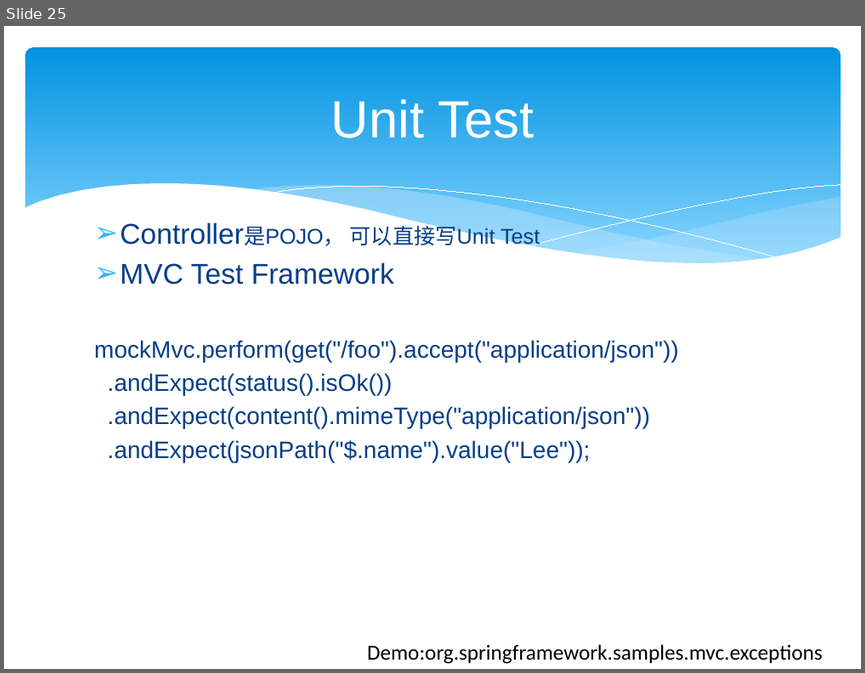
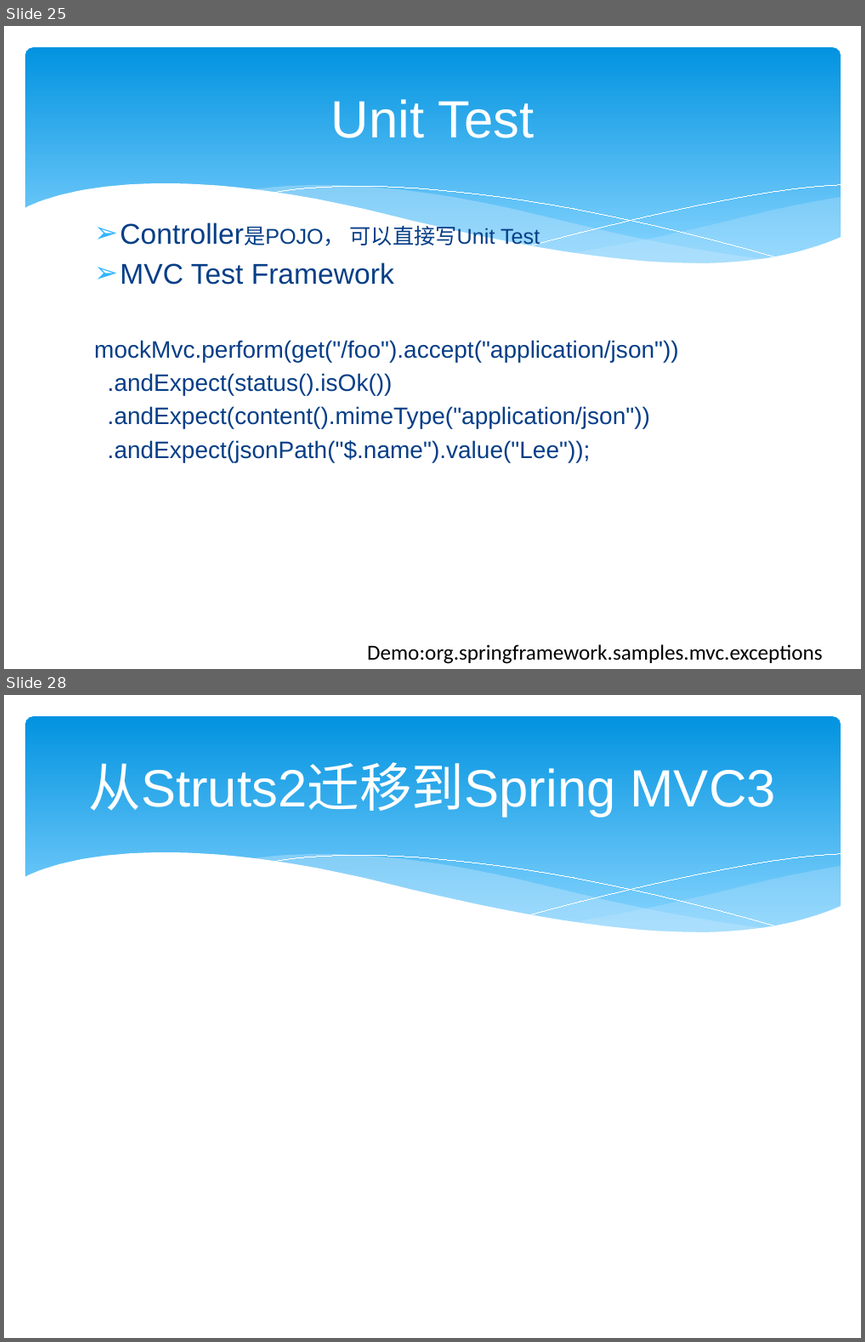
Before and after one commit to zjumty/spring-mvc-showcase, a slide deck: SpringMVC3.pptx. Shown one above the other, each under a label of ours: slide 25 before the commit, slides 25 and 28 after it; the slides between them are not shown. The pictures are 865x673 and 865x1342 pixels, drawn with LibreOffice and Linux fonts; fonts in the diff are those of the drawing. Boxes give left, top, right and bottom in pixels: in the first picture for what was removed or moved away, otherwise in the second. Text is boxed around its words. In the diff, an @@ line names an element or a change of style, - is before the commit and + after.

```diff
--- a/SpringMVC3.pptx
+++ b/SpringMVC3.pptx
@@ slide 28 added at bbox=[4, 695, 861, 1338], background #FFFFFF; not listed: 6 template elements that a slide beside it also shows @@
@@ title added at bbox=[89, 762, 776, 817], 44 pt, text #FFFFFF @@
+从Struts2迁移到Spring MVC3
```
Also in this commit, not shown: 3 other slides added, 5 other files.
